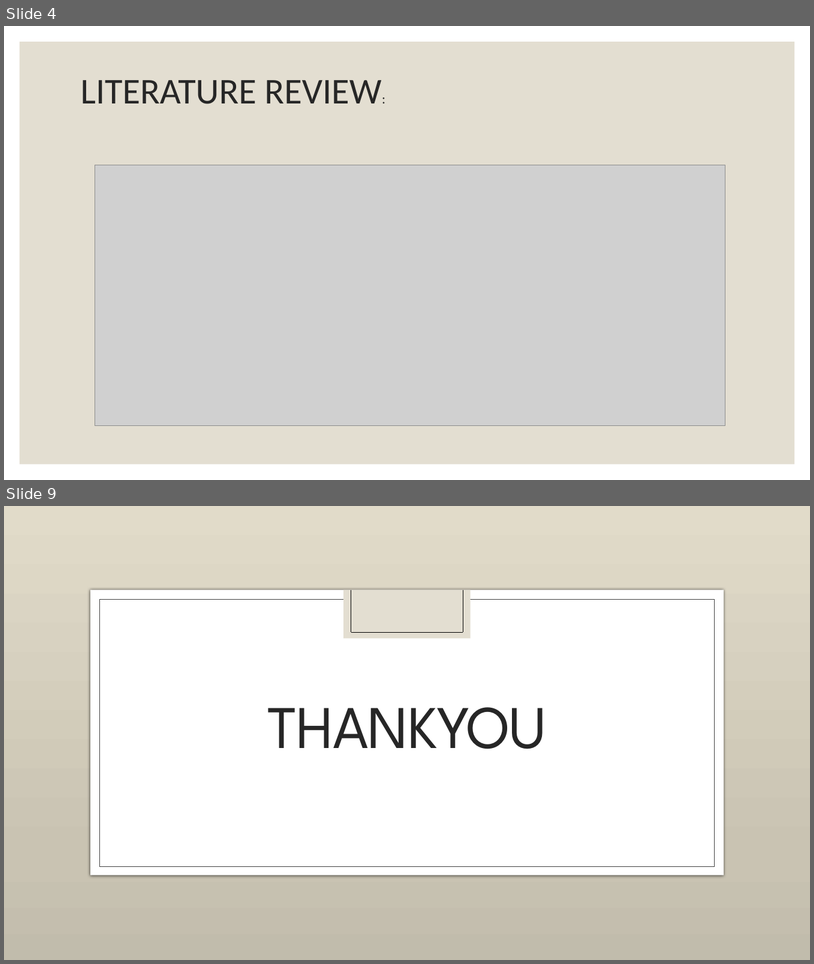
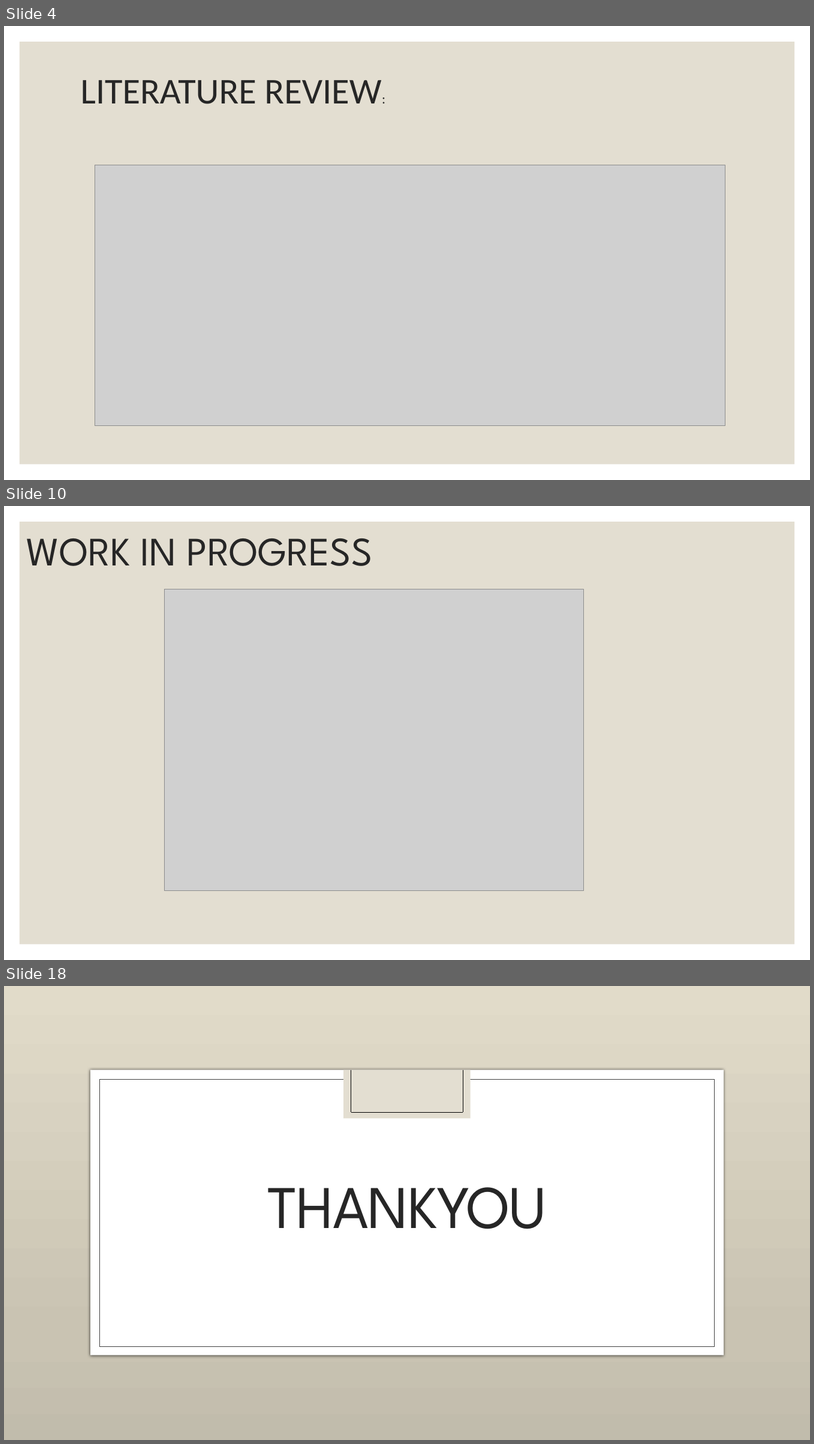
Before and after one commit to ABHRAMVIDIYALA/VIDEO_TO_AUDIO, a slide deck: VIDEO TO AUDIO CONVERTER.pptx. Shown one above the other, each under a label of ours: slides 4 and 9 before the commit, slides 4, 10 and 18 after it; the slides between them are not shown. The pictures are 814x964 and 814x1444 pixels, drawn with LibreOffice and Linux fonts; fonts in the diff are those of the drawing; grey boxes stand for pictures; background and template pictures are left out. Boxes give left, top, right and bottom in pixels: in the first picture for what was removed or moved away, otherwise in the second. Text is boxed around its words. In the diff, an @@ line names an element or a change of style, - is before the commit and + after.

```diff
--- a/VIDEO TO AUDIO CONVERTER.pptx
+++ b/VIDEO TO AUDIO CONVERTER.pptx
@@ slide 10 added at [4,506,810,960], background #FFFFFF; not listed: 1 template element that a slide beside it also shows @@
@@ title added at [27,538,373,566], 48 pt, text #262626 @@
+WORK IN PROGRESS
@@ picture added at [165,589,584,891] @@
@@ what was slide 9 is now slide 18 @@
```
Also in this commit, not shown: 6 slides changed, 8 other slides added.
